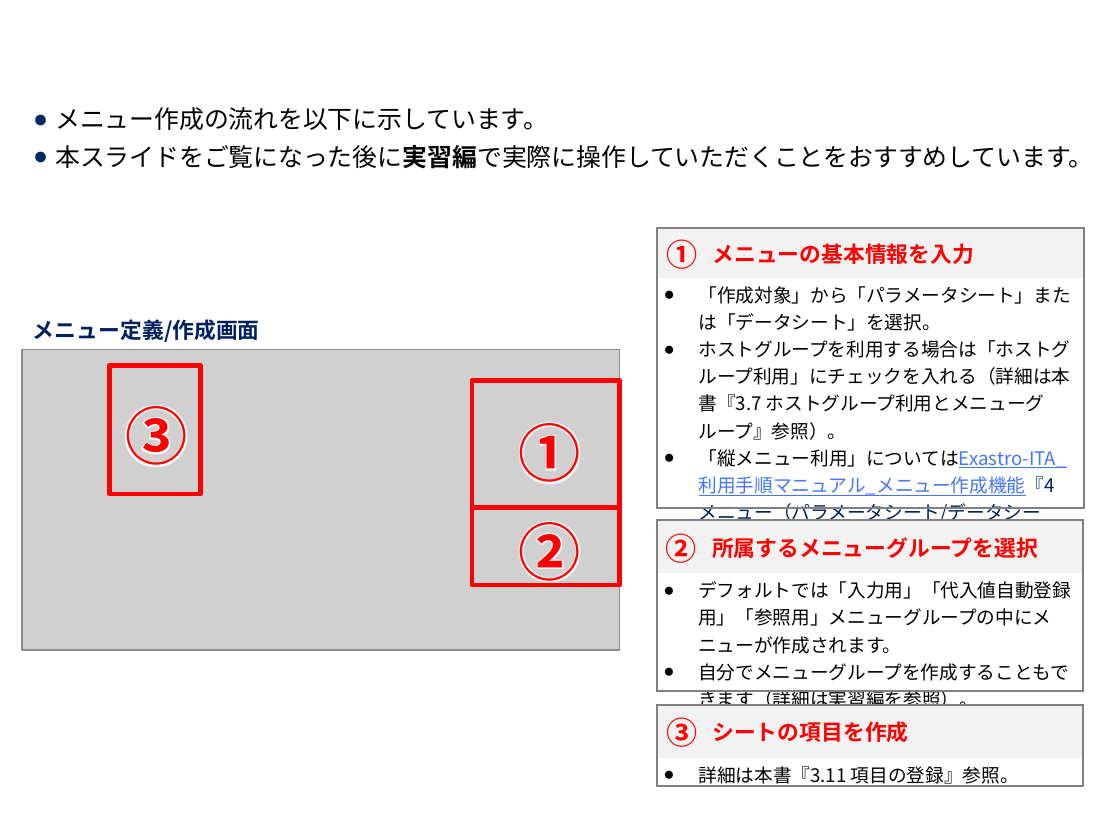
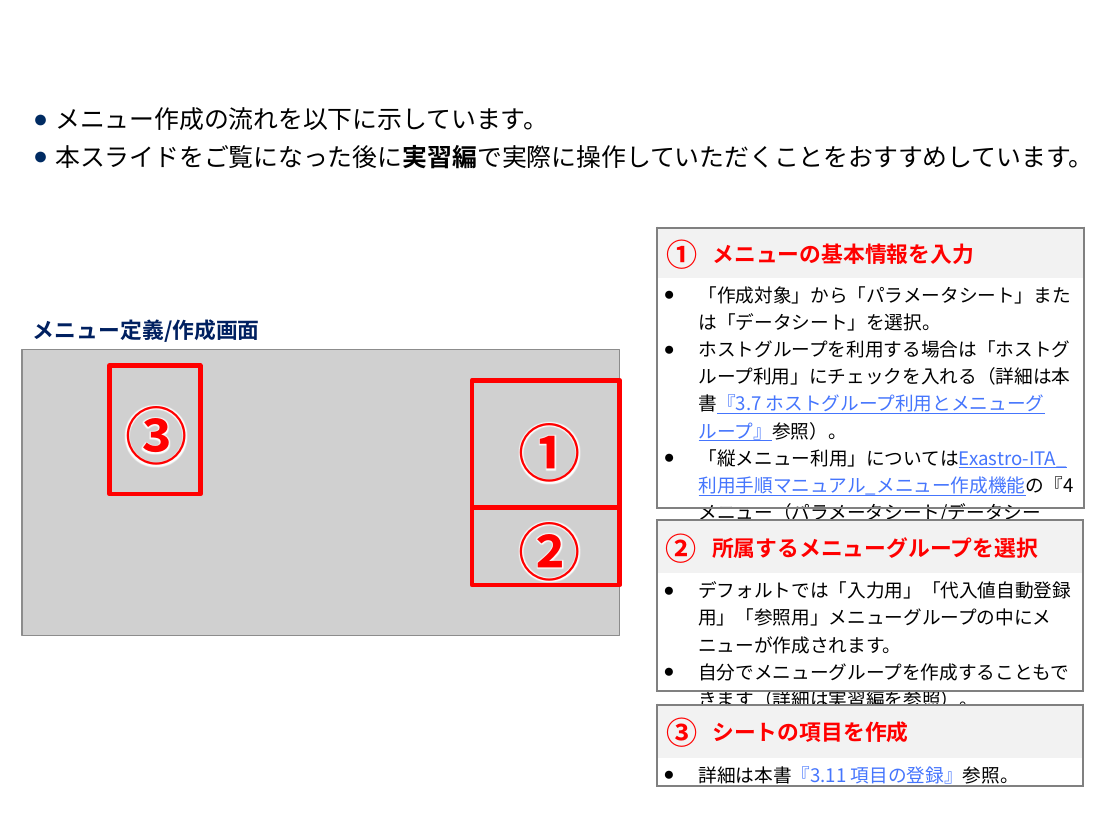
Before and after one commit to exastro-suite/it-automation-docs, a slide deck: slide 19 of asset/Learn_ja/ITA-hg-ps_classroom_lecture_ja.pptx. Drawn at 1120x840 pixels with LibreOffice and Linux fonts; fonts in the diff are those of the drawing; grey boxes stand for pictures; background and template pictures are left out. Boxes give left, top, right and bottom in pixels: in the first picture for what was removed or moved away, otherwise in the second. Text is boxed around its words. In the diff, an @@ line names an element or a change of style, - is before the commit and + after.

```diff
--- a/asset/Learn_ja/ITA-hg-ps_classroom_lecture_ja.pptx
+++ b/asset/Learn_ja/ITA-hg-ps_classroom_lecture_ja.pptx
@@ table at [657,227,1084,710] @@
-row 2, column 1: 「作成対象」から「パラメータシート」または「データシート」を選択。 / ホストグループを利用する場合は「ホストグループ利用」にチェックを入れる（詳細は本書『3.7 ホストグループ利用とメニューグループ』参照）。 / 「縦メニュー利用」についてはExastro-ITA_利用手順マニュアル_メニュー作成機能『4 メニュー（パラメータシート/データシート）説明』参照。
+row 2, column 1: 「作成対象」から「パラメータシート」または「データシート」を選択。 / ホストグループを利用する場合は「ホストグループ利用」にチェックを入れる（詳細は本書『3.7 ホストグループ利用とメニューグループ』参照）。 / 「縦メニュー利用」についてはExastro-ITA_利用手順マニュアル_メニュー作成機能の『4 メニュー（パラメータシート/データシート）説明』参照。
@@ picture: place and size @@
-picture at [22,349,620,650]
+picture at [22,349,620,636]
@@ table at [657,704,1084,791] @@
@@ text colour #000000 to #4575FD, underline on in "詳細は本書『3.11 項目の登録』参照。" @@
```
Also in this commit, not shown: 21 other slides changed, 1 slide added, 1 other file.
